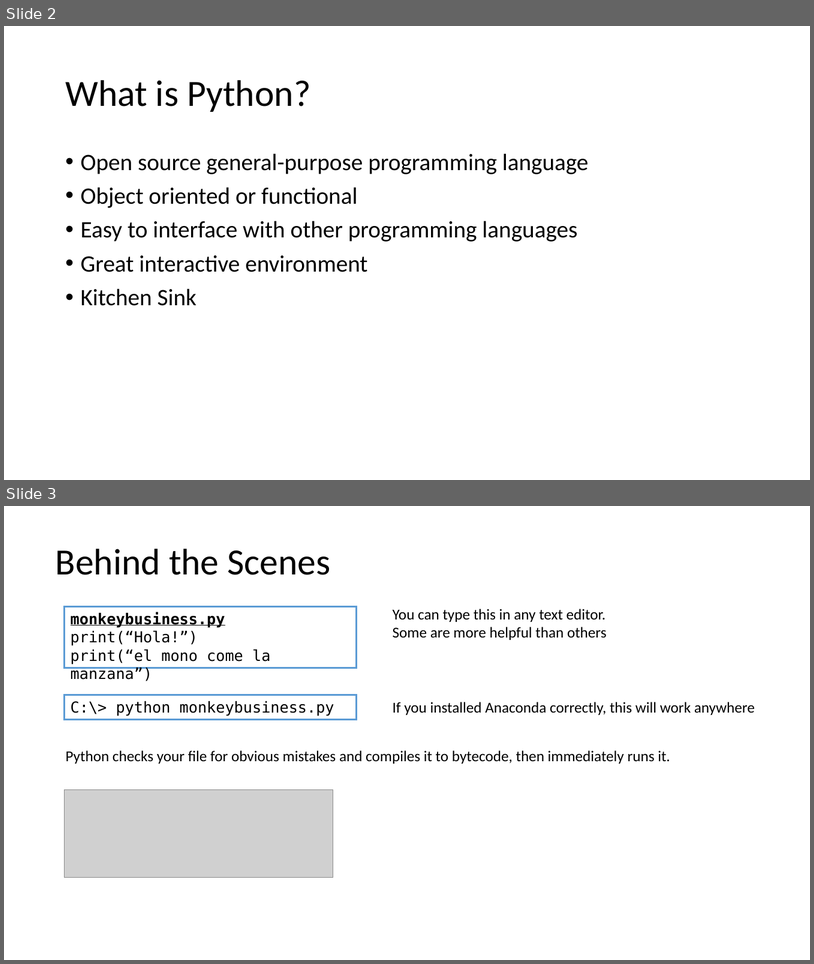
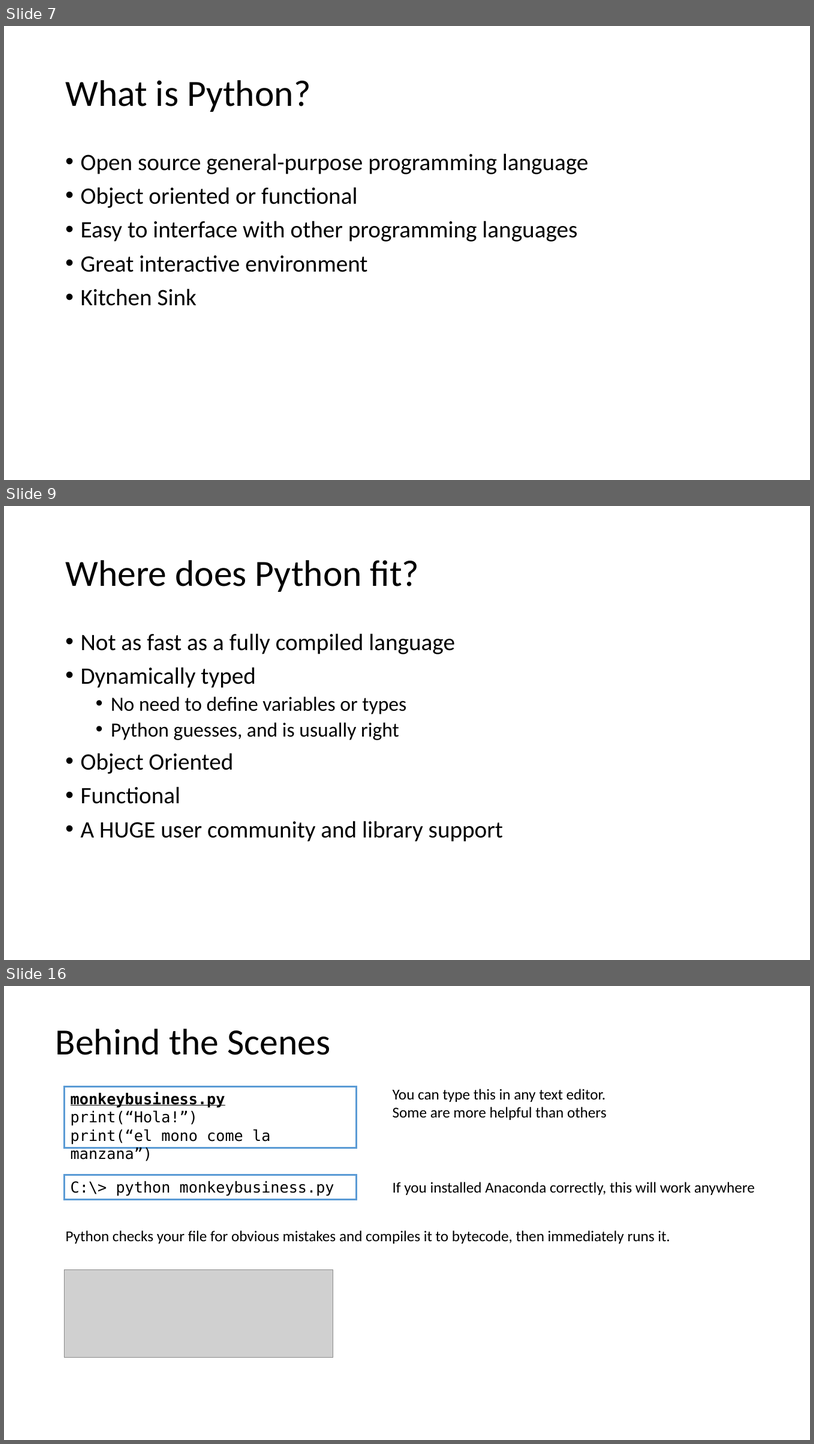
Before and after one commit to LimnoTech/Python-Data-Analysis-Course, a slide deck: Day1/IntroToPython/IntroToPython.pptx. Shown one above the other, each under a label of ours: slides 2 and 3 before the commit, slides 7, 9 and 16 after it; the slides between them are not shown. The pictures are 814x964 and 814x1444 pixels, drawn with LibreOffice and Linux fonts; fonts in the diff are those of the drawing; grey boxes stand for pictures. Boxes give left, top, right and bottom in pixels: in the first picture for what was removed or moved away, otherwise in the second. Text is boxed around its words. In the diff, an @@ line names an element or a change of style, - is before the commit and + after.

```diff
--- a/Day1/IntroToPython/IntroToPython.pptx
+++ b/Day1/IntroToPython/IntroToPython.pptx
@@ slide 9 added at [4,506,810,960], background #FFFFFF @@
@@ title added at [65,560,420,592], 44 pt, text #000000 @@
+Where does Python fit?
@@ text added at [81,633,503,841], 28 pt, text #000000 @@
+• Not as fast as a fully compiled language
+• Dynamically typed
+  • No need to define variables or types
+  • Python guesses, and is usually right
+• Object Oriented
+• Functional
+• A HUGE user community and library support
@@ what was slide 2 is now slide 7 @@
@@ what was slide 3 is now slide 16 @@
```
Also in this commit, not shown: 13 other slides added, 1 other file.
